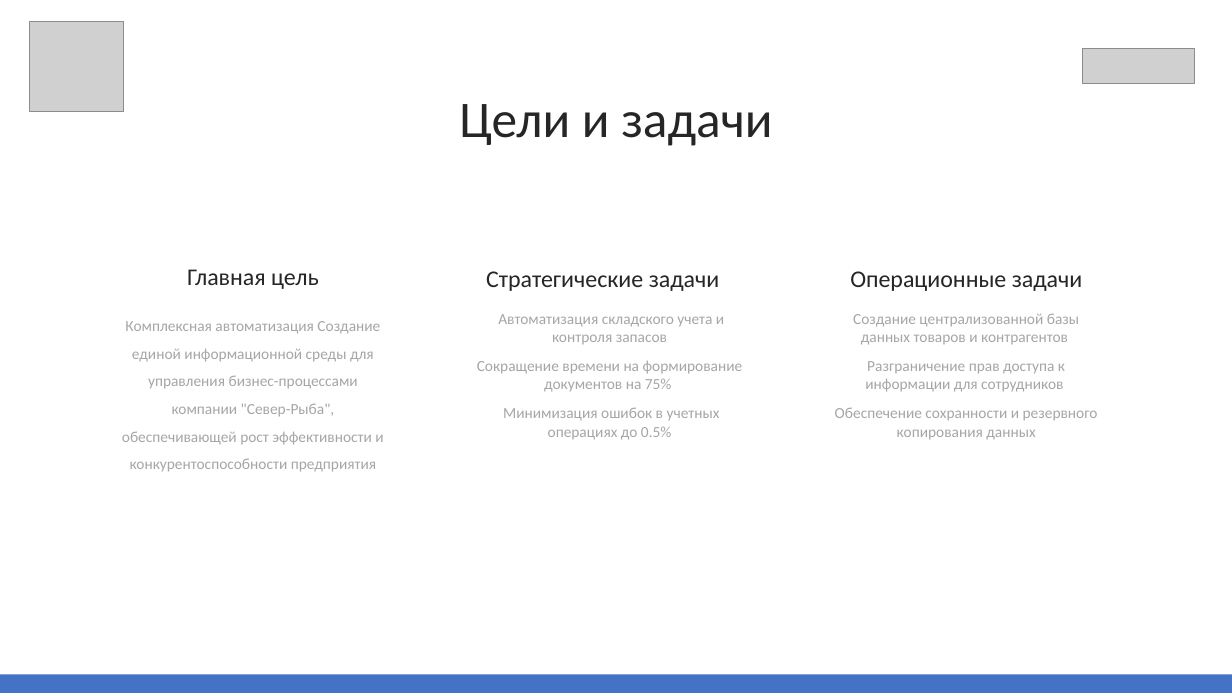
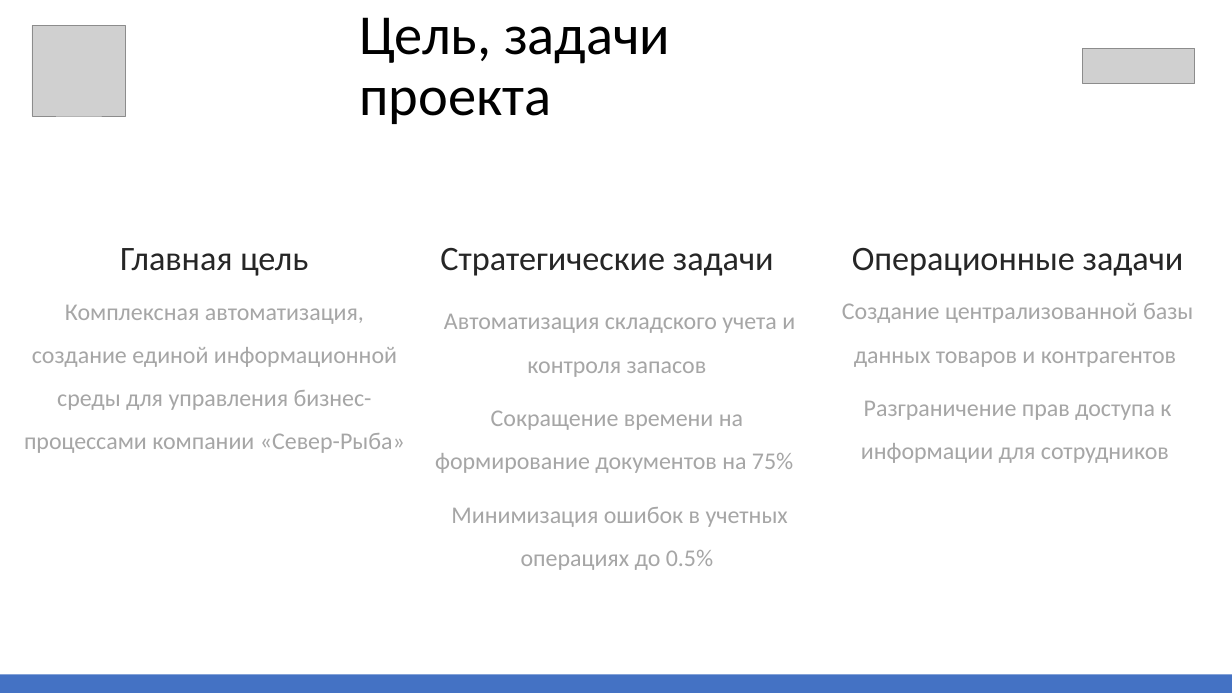
Before and after one commit to katarymba/preza, a slide deck: slide 3 of Презентация.pptx. Drawn at 1232x693 pixels with LibreOffice and Linux fonts; fonts in the diff are those of the drawing; grey boxes stand for pictures. Boxes give left, top, right and bottom in pixels: in the first picture for what was removed or moved away, otherwise in the second. Text is boxed around its words. In the diff, an @@ line names an element or a change of style, - is before the commit and + after.

```diff
--- a/Презентация.pptx
+++ b/Презентация.pptx
@@ picture: place and size @@
-picture at box(30, 22, 123, 112)
+picture at box(32, 26, 126, 116)
@@ text at box(359, 17, 670, 124): text changed; size 60 to 66 pt; text colour #262626 to #000000 @@
-Цели и задачи
+Цель, задачи проекта
@@ text "Цель, задачи проекта" at box(359, 17, 670, 124): vertical alignment top to middle @@
@@ text "Главная цель": place and size @@
-text "Главная цель" at box(187, 269, 319, 289)
+text "Главная цель" at box(120, 248, 308, 276)
@@ text "Стратегические задачи": place and size @@
-text "Стратегические задачи" at box(486, 271, 720, 291)
+text "Стратегические задачи" at box(440, 248, 774, 276)
@@ size 28 to 40 pt in 3 elements at box(440, 248, 774, 276), box(120, 248, 308, 276), box(852, 248, 1184, 276) @@
@@ text "Операционные задачи": place and size @@
-text "Операционные задачи" at box(850, 271, 1083, 291)
+text "Операционные задачи" at box(852, 248, 1184, 276)
@@ text "Автоматизация складского учета и контроля ...": place and size @@
-text "Автоматизация складского учета и контроля ..." at box(477, 314, 743, 440)
+text "Автоматизация складского учета и контроля ..." at box(435, 314, 795, 570)
@@ text "Автоматизация складского учета и контроля ..." at box(435, 314, 795, 570): size 18 to 28 pt; line spacing 1 to 1.5 @@
@@ text "Создание централизованной базы данных товаров ..." at box(842, 303, 1193, 463): size 18 to 28 pt; line spacing 1 to 1.5 @@
@@ text "Создание централизованной базы данных товаров ...": place and size @@
-text "Создание централизованной базы данных товаров ..." at box(835, 314, 1098, 440)
+text "Создание централизованной базы данных товаров ..." at box(842, 303, 1193, 463)
@@ text at box(24, 305, 405, 453): text changed; size 18 to 28 pt @@
-Комплексная автоматизация Создание единой информационной среды для управления бизнес-процессами компании "Север-Рыба", обеспечивающей рост эффективности и конкурентоспособности предприятия
+Комплексная автоматизация, создание единой информационной среды для управления бизнес-процессами компании «Север-Рыба»
@@ text at box(835, 408, 1098, 440): paragraph removed @@
-Обеспечение сохранности и резервного копирования данных
```
Also in this commit, not shown: 5 other slides changed, 13 slides added, 7 slides removed.
